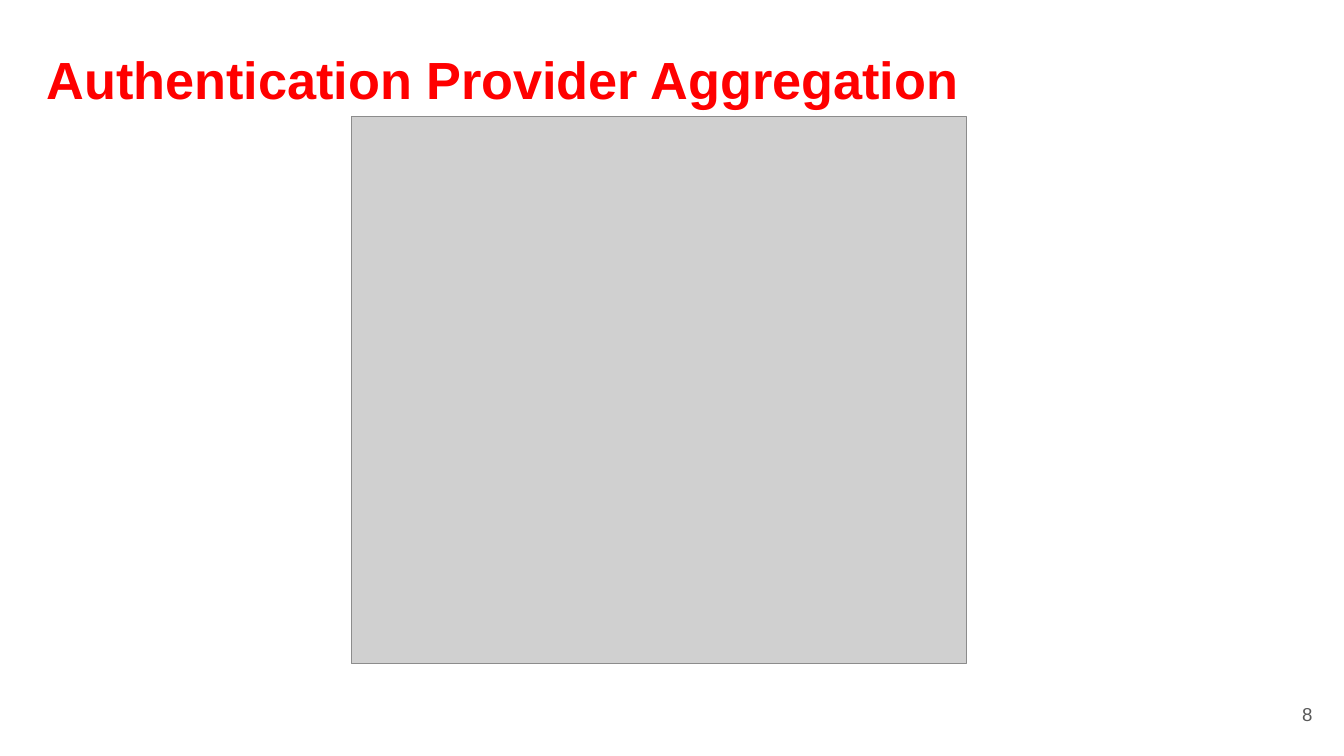
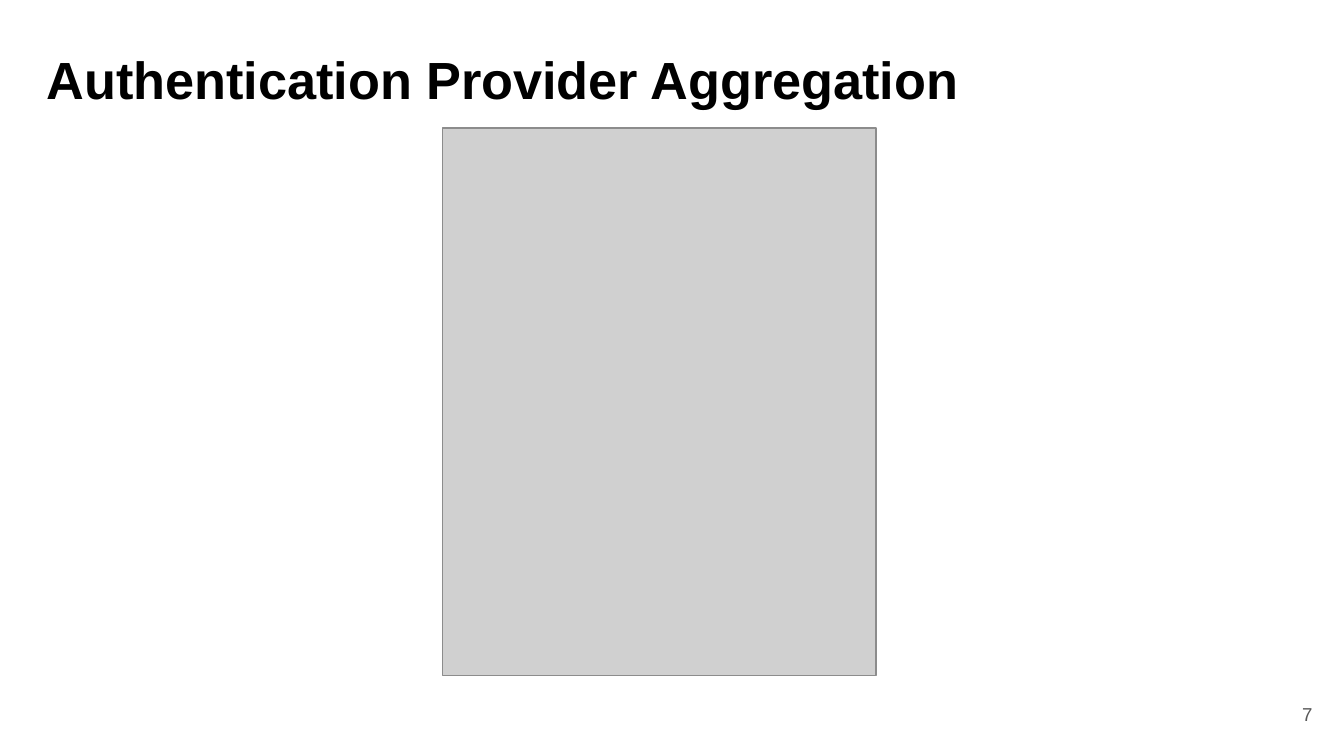
Before and after one commit to fanglores/Advanced-Software-Design, a slide deck: slide 7 of PracticeTasks/Module2/Task_9.1/Task 9.1 Resources and microservices.pptx (slide 8 before the commit). Drawn at 1344x756 pixels with LibreOffice and Linux fonts; fonts in the diff are those of the drawing; grey boxes stand for pictures. Boxes give left, top, right and bottom in pixels: in the first picture for what was removed or moved away, otherwise in the second. Text is boxed around its words. In the diff, an @@ line names an element or a change of style, - is before the commit and + after.

```diff
--- a/PracticeTasks/Module2/Task_9.1/Task 9.1 Resources and microservices.pptx
+++ b/PracticeTasks/Module2/Task_9.1/Task 9.1 Resources and microservices.pptx
@@ title "Authentication Provider Aggregation" at box(47, 61, 958, 109): text colour #FF0000 to #000000 @@
@@ picture: place and size @@
-picture at box(351, 116, 966, 663)
+picture at box(442, 128, 876, 675)
@@ page number at box(1302, 708, 1312, 721): text changed @@
-8
+7
```
Also in this commit, not shown: 5 other slides changed, 5 slides added, 5 other files.
